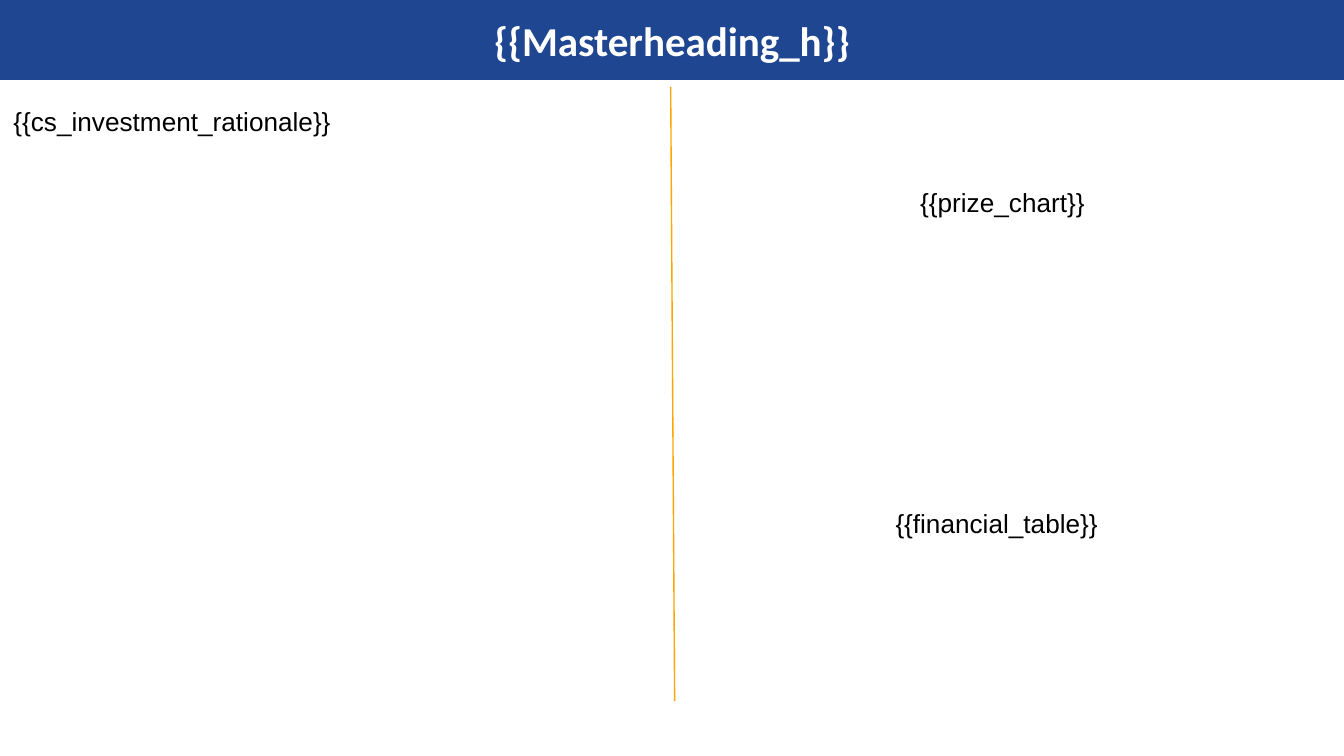
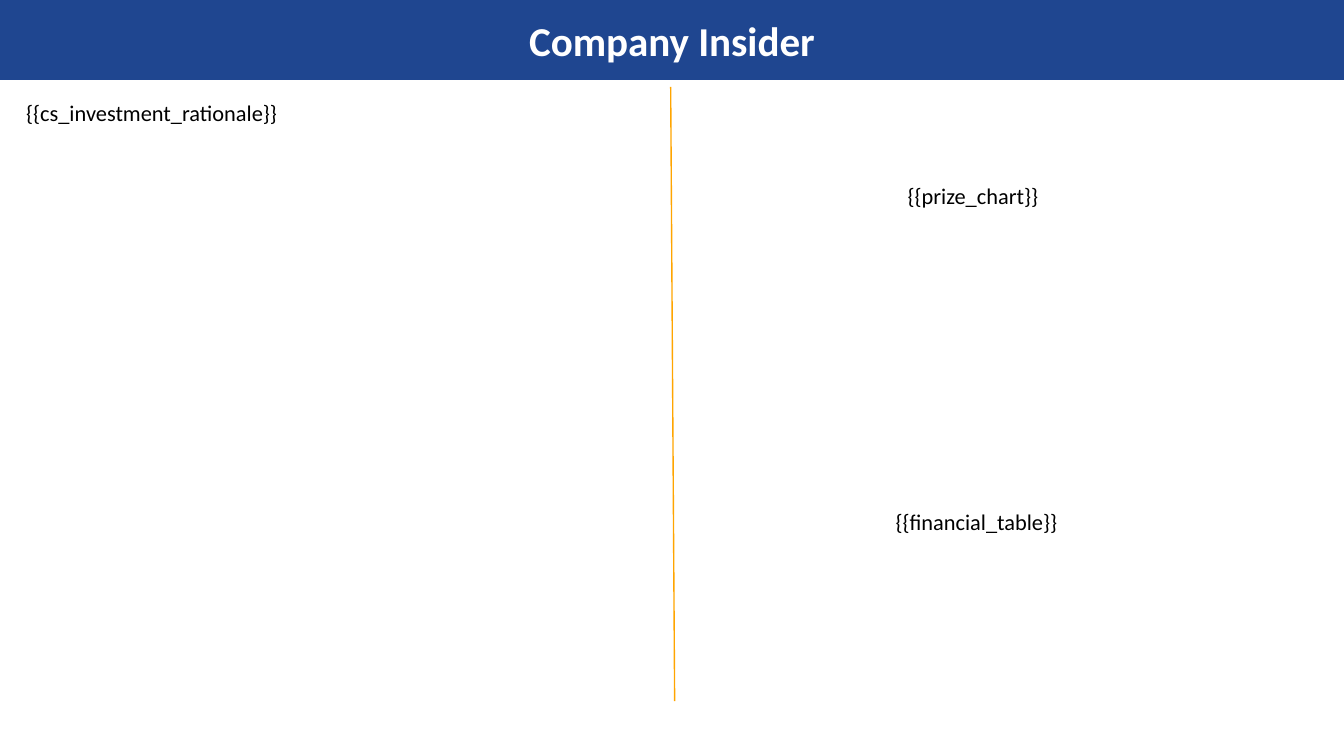
Before and after one commit to pratik1133/fluffy-lamp, a slide deck: slide 2 of master_template.pptx. Drawn at 1344x756 pixels with LibreOffice and Linux fonts; fonts in the diff are those of the drawing; background and template pictures are left out. Boxes give left, top, right and bottom in pixels: in the first picture for what was removed or moved away, otherwise in the second. Text is boxed around its words. In the diff, an @@ line names an element or a change of style, - is before the commit and + after.

```diff
--- a/master_template.pptx
+++ b/master_template.pptx
@@ title at box(529, 27, 814, 63): text changed @@
-{{Masterheading_h}}
+Company Insider
@@ size 14 to 12 pt, font Arial to Calibri in 3 elements at box(896, 514, 1058, 533), box(908, 188, 1039, 208), box(26, 104, 277, 124) @@
@@ text "{{cs_investment_rationale}}": place and size @@
-text "{{cs_investment_rationale}}" at box(13, 112, 330, 137)
+text "{{cs_investment_rationale}}" at box(26, 104, 277, 124)
@@ text "{{prize_chart}}": place and size @@
-text "{{prize_chart}}" at box(920, 193, 1084, 218)
+text "{{prize_chart}}" at box(908, 188, 1039, 208)
```
Also in this commit, not shown: 15 other slides changed.
